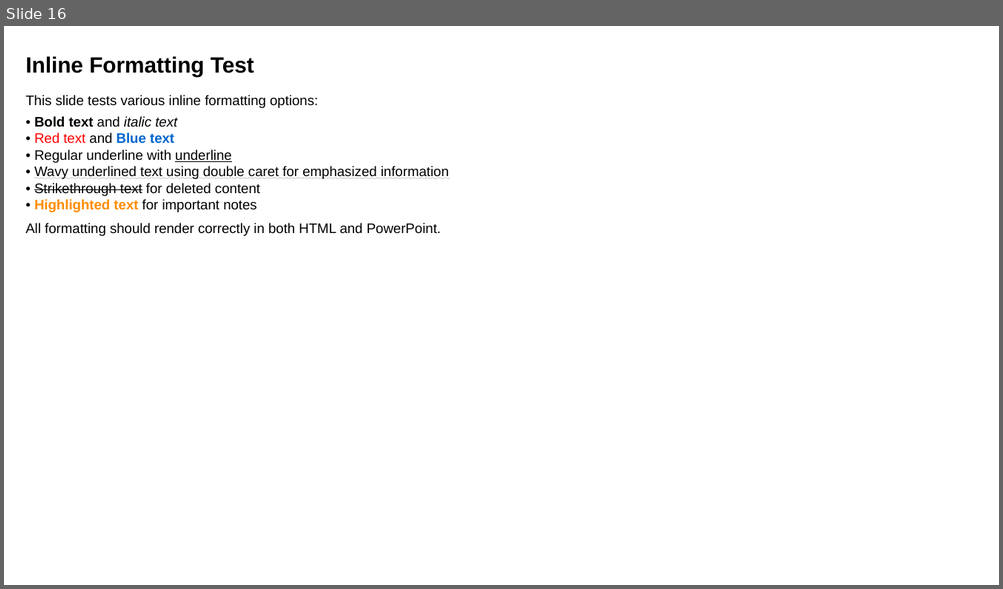
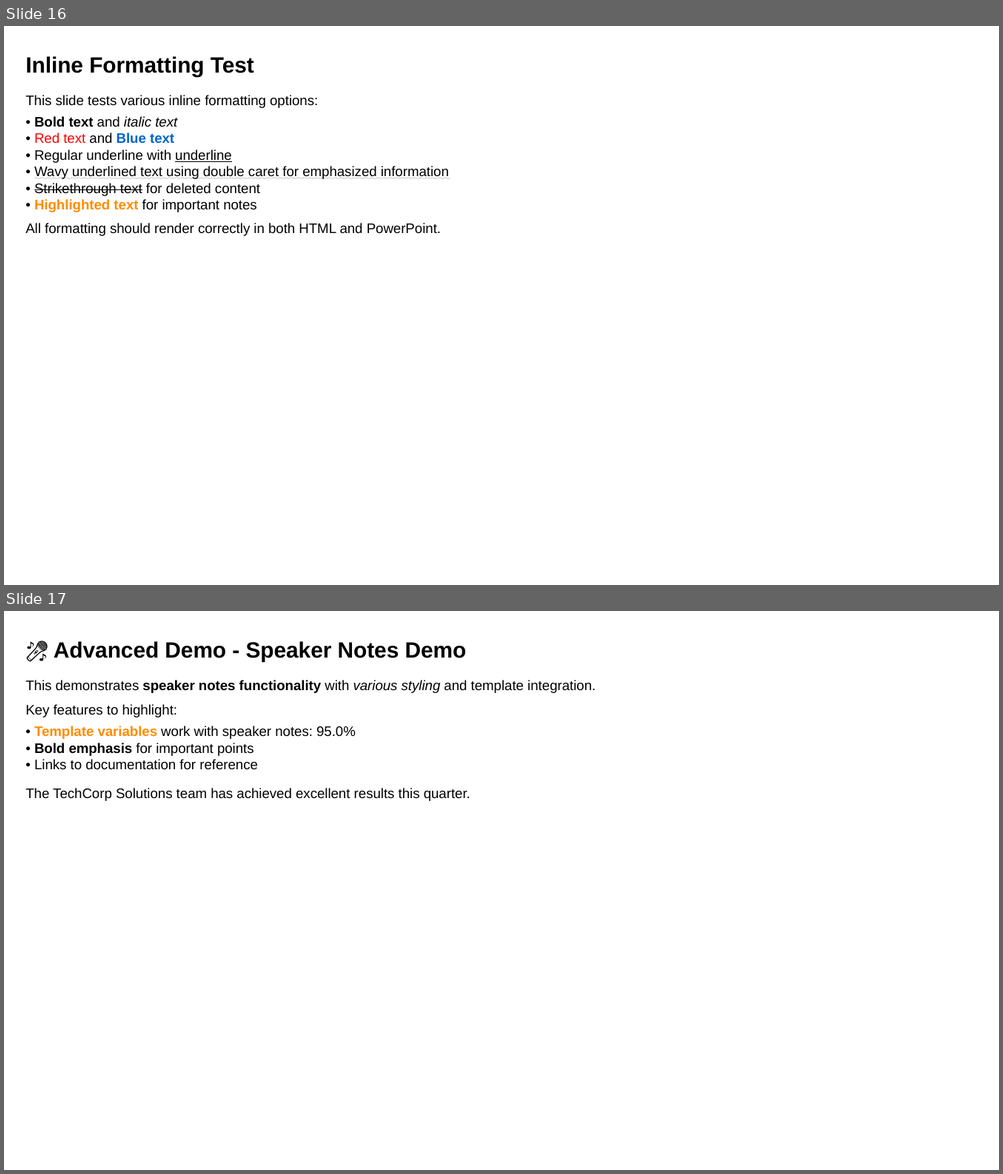
Before and after one commit to louisazhou/slidegenerator, a slide deck: output/notebook_example_default.pptx. Shown one above the other, each under a label of ours: slide 16 before the commit, slides 16 and 17 after it. The pictures are 1003x589 and 1003x1174 pixels, drawn with LibreOffice and Linux fonts; fonts in the diff are those of the drawing. Boxes give left, top, right and bottom in pixels: in the first picture for what was removed or moved away, otherwise in the second. Text is boxed around its words. In the diff, an @@ line names an element or a change of style, - is before the commit and + after.

```diff
--- a/output/notebook_example_default.pptx
+++ b/output/notebook_example_default.pptx
@@ slide 17 added at [4, 611, 999, 1170], background #FFFFFF @@
@@ text added at [54, 641, 466, 662], 16 pt, text #000000, bold @@
+🎤 Advanced Demo - Speaker Notes Demo
@@ text added at [25, 680, 595, 693], 10 pt, text #000000 @@
+This demonstrates speaker notes functionality with various styling and template integration.
@@ text added at [25, 704, 178, 718], 10 pt, text #000000 @@
+Key features to highlight:
@@ text added at [34, 726, 356, 770], 10 pt, text #000000 @@
+• Template variables work with speaker notes: 95.0%
+• Bold emphasis for important points
+• Links to documentation for reference
@@ text added at [25, 788, 470, 801], 10 pt, text #000000 @@
+The TechCorp Solutions team has achieved excellent results this quarter.
```
Also in this commit, not shown: 15 other files.
